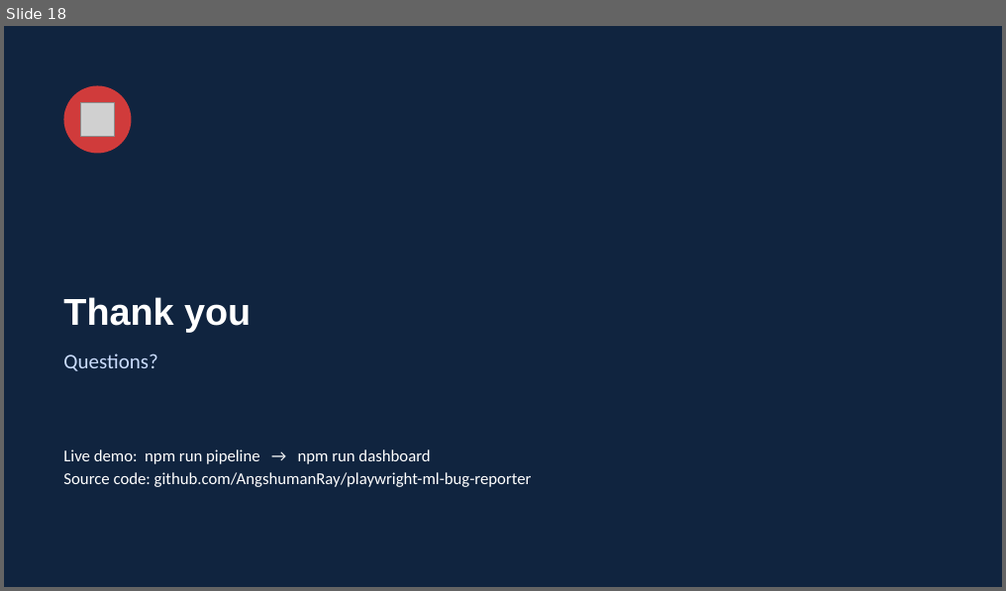
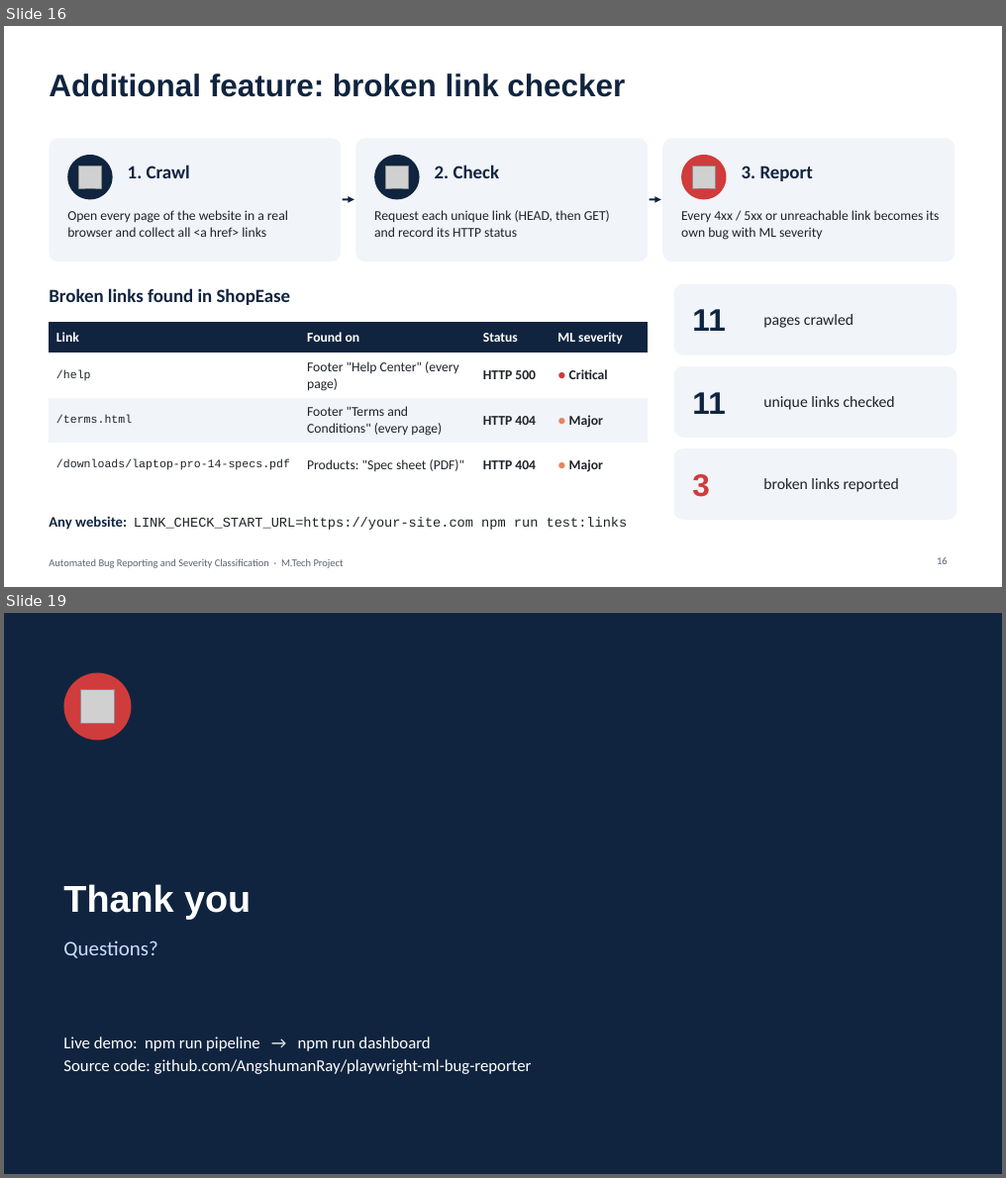
Before and after one commit to AngshumanRay/playwright-ml-bug-reporter, a slide deck: presentation/Automated_Bug_Reporting_Presentation.pptx. Shown one above the other, each under a label of ours: slide 18 before the commit, slides 16 and 19 after it; the slides between them are not shown. The pictures are 1006x591 and 1006x1178 pixels, drawn with LibreOffice and Linux fonts; fonts in the diff are those of the drawing; grey boxes stand for pictures. Boxes give left, top, right and bottom in pixels: in the first picture for what was removed or moved away, otherwise in the second. Text is boxed around its words. In the diff, an @@ line names an element or a change of style, - is before the commit and + after.

```diff
--- a/presentation/Automated_Bug_Reporting_Presentation.pptx
+++ b/presentation/Automated_Bug_Reporting_Presentation.pptx
@@ slide 16 added at (4,26,1002,587), background #FFFFFF @@
@@ title added at (49,74,625,97), 30 pt, text #10243F, bold @@
+Additional feature: broken link checker
@@ rounded rectangle added at (49,138,341,262), fill #F1F4F8 @@
@@ rounded rectangle added at (355,138,648,262), fill #F1F4F8 @@
@@ rounded rectangle added at (662,138,954,262), fill #F1F4F8 @@
@@ ellipse added at (67,155,113,199), fill #10243F @@
@@ picture added at (79,166,101,188) @@
@@ text added at (128,165,190,178), 18 pt, text #10243F, bold @@
+1. Crawl
@@ ellipse added at (374,155,420,199), fill #10243F @@
@@ picture added at (386,166,408,188) @@
@@ text added at (435,165,500,178), 18 pt, text #10243F, bold @@
+2. Check
@@ ellipse added at (681,155,727,199), fill #D03B3B @@
@@ picture added at (693,166,715,188) @@
@@ text added at (742,166,813,181), 18 pt, text #10243F, bold @@
+3. Report
@@ arrow added from (343, 199) to (354, 199), #10243F 2 pt @@
@@ arrow added from (649, 199) to (661, 199), #10243F 2 pt @@
@@ text added at (67,210,288,237), 13 pt, text #1F2328 @@
+Open every page of the website in a real browser and collect all <a href> links
@@ text added at (374,210,610,237), 13 pt, text #1F2328 @@
+Request each unique link (HEAD, then GET) and record its HTTP status
@@ text added at (681,210,939,240), 13 pt, text #1F2328 @@
+Every 4xx / 5xx or unreachable link becomes its own bug with ML severity
@@ text added at (49,288,291,305), 18 pt, text #10243F, bold @@
+Broken links found in ShopEase
@@ rounded rectangle added at (674,284,957,356), fill #F1F4F8 @@
@@ table added at (49,322,648,476), 4 rows, 4 columns @@
+Link | Found on | Status | ML severity
+/help | Footer "Help Center" (every page) | HTTP 500 | ● Critical
+/terms.html | Footer "Terms and Conditions" (every page) | HTTP 404 | ● Major
+/downloads/laptop-pro-14-specs.pdf | Products: "Spec sheet (PDF)" | HTTP 404 | ● Major
@@ text added at (692,309,725,331), 30 pt, text #10243F, bold @@
+11
@@ text added at (763,314,853,328), 15 pt, text #1F2328 @@
+pages crawled
@@ rounded rectangle added at (674,367,957,438), fill #F1F4F8 @@
@@ text added at (692,392,725,414), 30 pt, text #10243F, bold @@
+11
@@ text added at (763,396,895,410), 15 pt, text #1F2328 @@
+unique links checked
@@ rounded rectangle added at (674,449,957,520), fill #F1F4F8 @@
@@ text added at (692,474,710,497), 30 pt, text #D03B3B, bold @@
+3
@@ text added at (763,478,899,492), 15 pt, text #1F2328 @@
+broken links reported
@@ text added at (49,516,628,530), 13 pt, text #1F2328 @@
+Any website: LINK_CHECK_START_URL=https://your-site.com npm run test:links
@@ text added at (49,559,344,569), 10 pt, text #5B6472 @@
+Automated Bug Reporting and Severity Classification · M.Tech Project
@@ page number added at (937,558,947,565), 10 pt, text #5B6472 @@
+16
@@ what was slide 18 is now slide 19 @@
```
Also in this commit, not shown: 7 slides changed, 15 other files.
